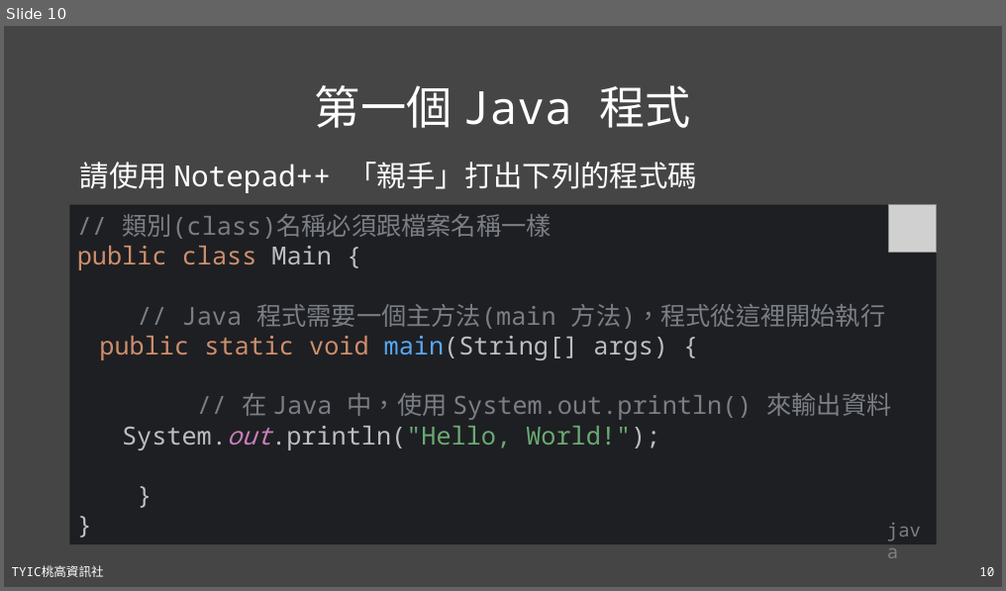
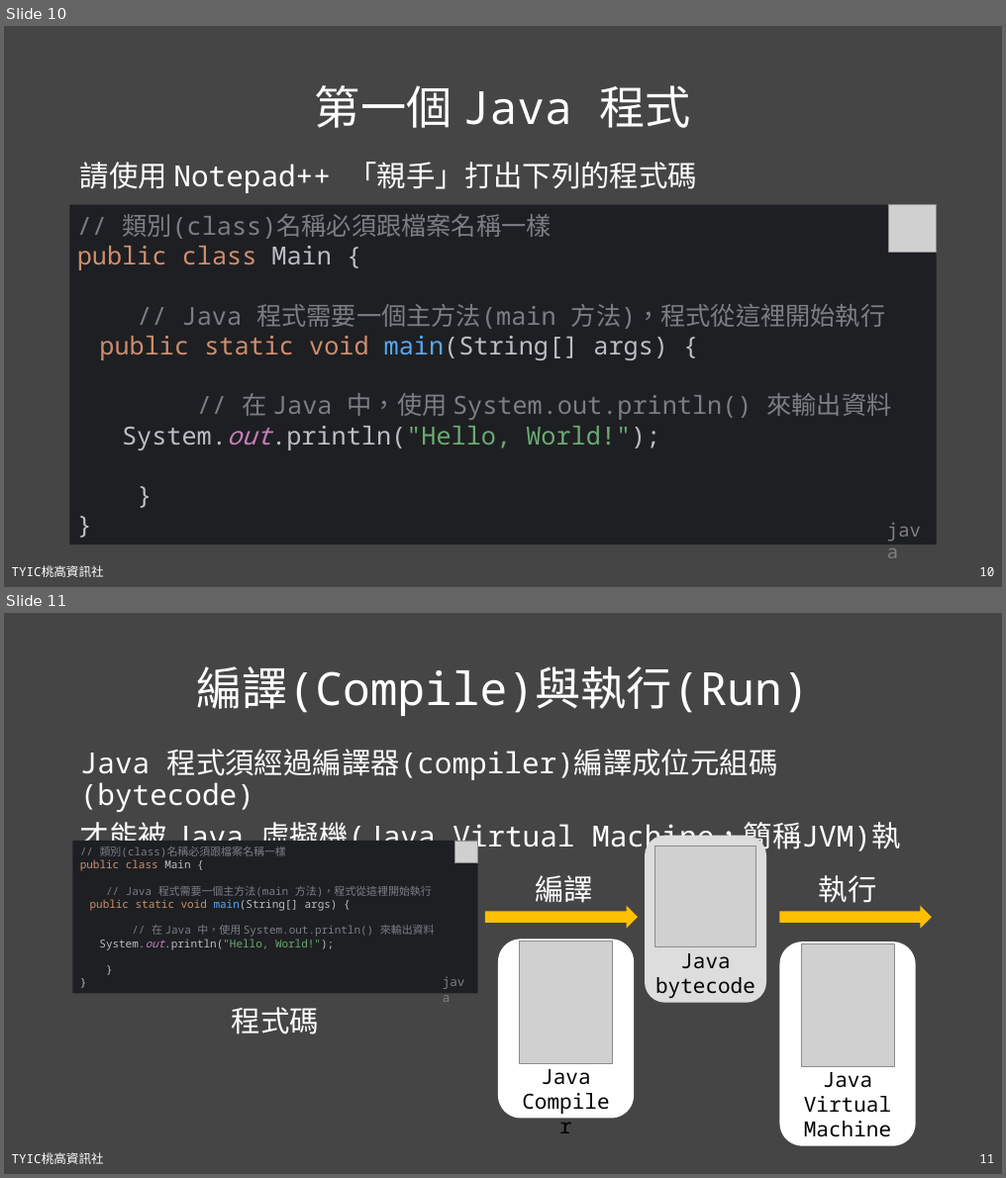
Before and after one commit to TYSHIC/slides, a slide deck: powerpoint/03_編輯器與第一個 Java 程式.pptx. Shown one above the other, each under a label of ours: slide 10 before the commit, slides 10 and 11 after it. The pictures are 1006x591 and 1006x1178 pixels, drawn with LibreOffice and Linux fonts; fonts in the diff are those of the drawing; grey boxes stand for pictures. Boxes give left, top, right and bottom in pixels: in the first picture for what was removed or moved away, otherwise in the second. Text is boxed around its words. In the diff, an @@ line names an element or a change of style, - is before the commit and + after.

```diff
--- a/powerpoint/03_編輯器與第一個 Java 程式.pptx
+++ b/powerpoint/03_編輯器與第一個 Java 程式.pptx
@@ slide 11 added at <box>4,613,1002,1174</box>, background #454545; not listed: 2 template elements that a slide beside it also shows @@
@@ title added at <box>196,666,809,716</box>, 44 pt, text #FFFFFF @@
+編譯(Compile)與執行(Run)
@@ text added at <box>80,749,900,855</box>, 28 pt, text #FFFFFF @@
+Java 程式須經過編譯器(compiler)編譯成位元組碼(bytecode)
+才能被 Java 虛擬機(Java Virtual Machine，簡稱JVM)執行
@@ rectangle added at <box>73,841,478,993</box>, fill #1E1F22, 10.5 pt, text #7A7E85 @@
+// 類別(class)名稱必須跟檔案名稱一樣
+public class Main {
+// Java 程式需要一個主方法(main 方法)，程式從這裡開始執行
+public static void main(String[] args) {
+// 在 Java 中，使用 System.out.println() 來輸出資料
+System.out.println("Hello, World!");
+}
+}
@@ picture added at <box>454,841,478,863</box> @@
@@ rounded rectangle added at <box>645,836,767,1003</box>, fill #DDDDDD @@
@@ picture added at <box>655,846,756,947</box> @@
@@ text added at <box>535,875,593,903</box>, 28 pt, text #FFFFFF @@
+編譯
@@ text added at <box>819,875,877,903</box>, 28 pt, text #FFFFFF @@
+執行
@@ right arrow added at <box>485,906,638,928</box>, fill #FFC000 @@
@@ right arrow added at <box>779,906,932,928</box>, fill #FFC000 @@
@@ rounded rectangle added at <box>498,940,634,1118</box>, fill #FFFFFF @@
@@ picture added at <box>519,941,613,1063</box> @@
@@ text added at <box>655,954,755,998</box>, 20 pt, text #000000 @@
+Java
+bytecode
@@ rounded rectangle added at <box>779,942,915,1146</box>, fill #FFFFFF @@
@@ picture added at <box>801,944,895,1066</box> @@
@@ text added at <box>436,970,478,993</box>, 12 pt, text #808080 @@
+java
@@ text added at <box>232,1007,319,1035</box>, 28 pt, text #FFFFFF @@
+程式碼
@@ text added at <box>541,1069,590,1085</box>, 20 pt, text #000000 @@
+Java
+Compiler
@@ text added at <box>804,1072,891,1138</box>, 20 pt, text #000000 @@
+Java
+Virtual
+Machine
```
Also in this commit, not shown: 2 slides changed, 5 other files.
